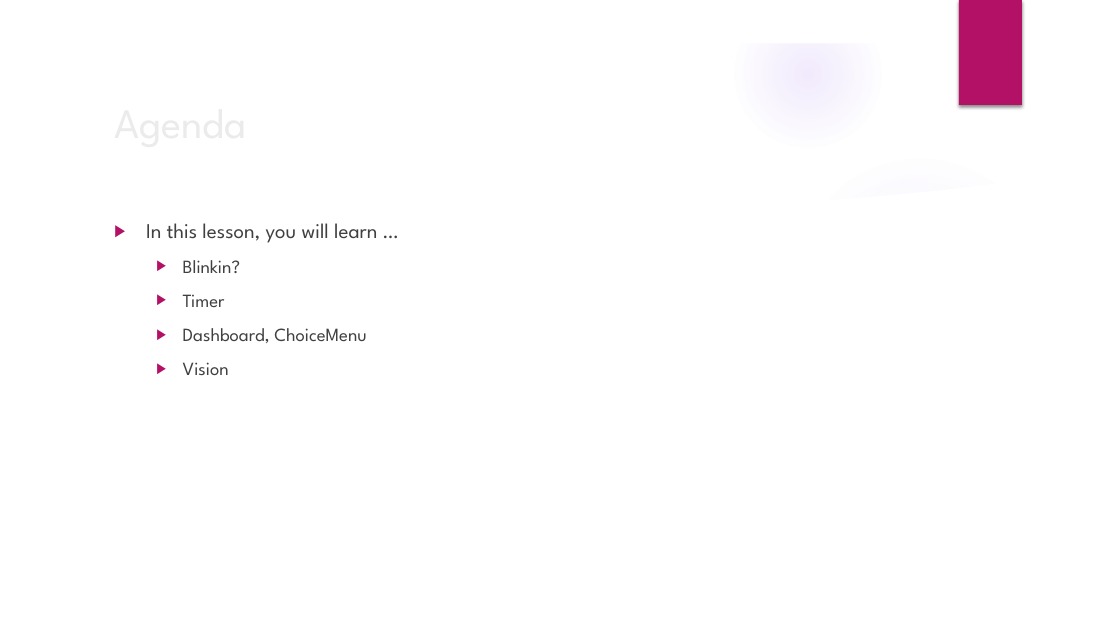
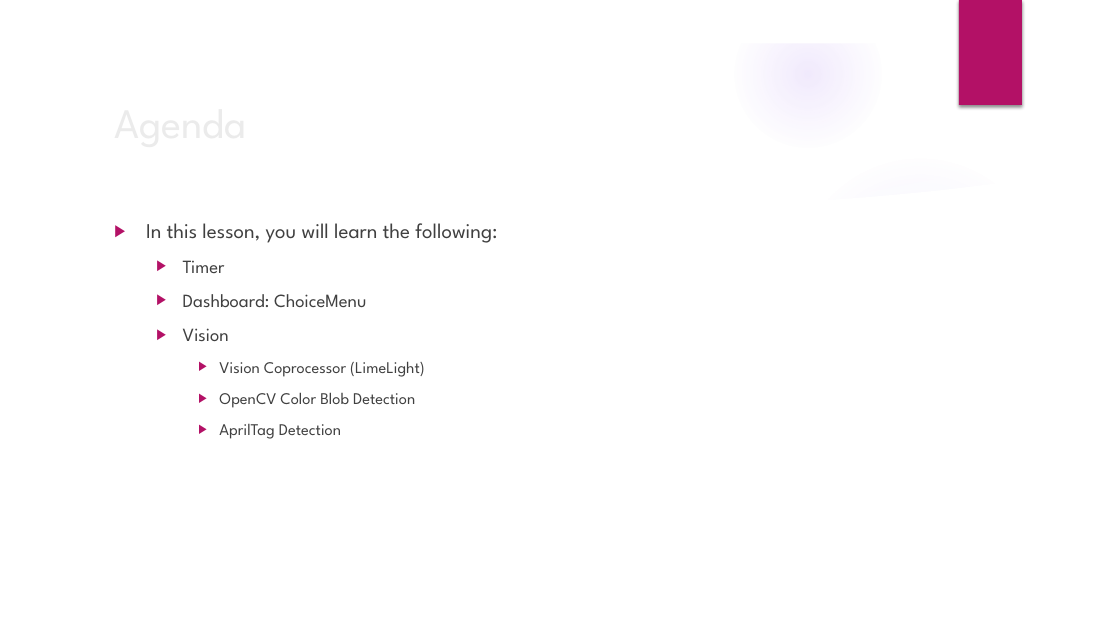
Before and after one commit to trc492/FrcProgrammingClass, a slide deck: slide 2 of Lesson8/Misc.pptx. Drawn at 1120x630 pixels with LibreOffice and Linux fonts; fonts in the diff are those of the drawing; background and template pictures are left out. Boxes give left, top, right and bottom in pixels: in the first picture for what was removed or moved away, otherwise in the second. Text is boxed around its words. In the diff, an @@ line names an element or a change of style, - is before the commit and + after.

Commit message:
Updated last lesson.

```diff
--- a/Lesson8/Misc.pptx
+++ b/Lesson8/Misc.pptx
@@ text at bbox=[146, 223, 497, 243]: text changed @@
-▶ In this lesson, you will learn …
-  ▶ Blinkin?
+▶ In this lesson, you will learn the following:
@@ text at bbox=[183, 294, 366, 307]: text changed @@
-  ▶ Dashboard, ChoiceMenu
+  ▶ Dashboard: ChoiceMenu
@@ text at bbox=[219, 361, 425, 439]: paragraphs added @@
+    ▶ Vision Coprocessor (LimeLight)
+    ▶ OpenCV Color Blob Detection
+    ▶ AprilTag Detection
```
Also in this commit, not shown: 4 other slides changed, 3 slides added, 1 slide removed.
